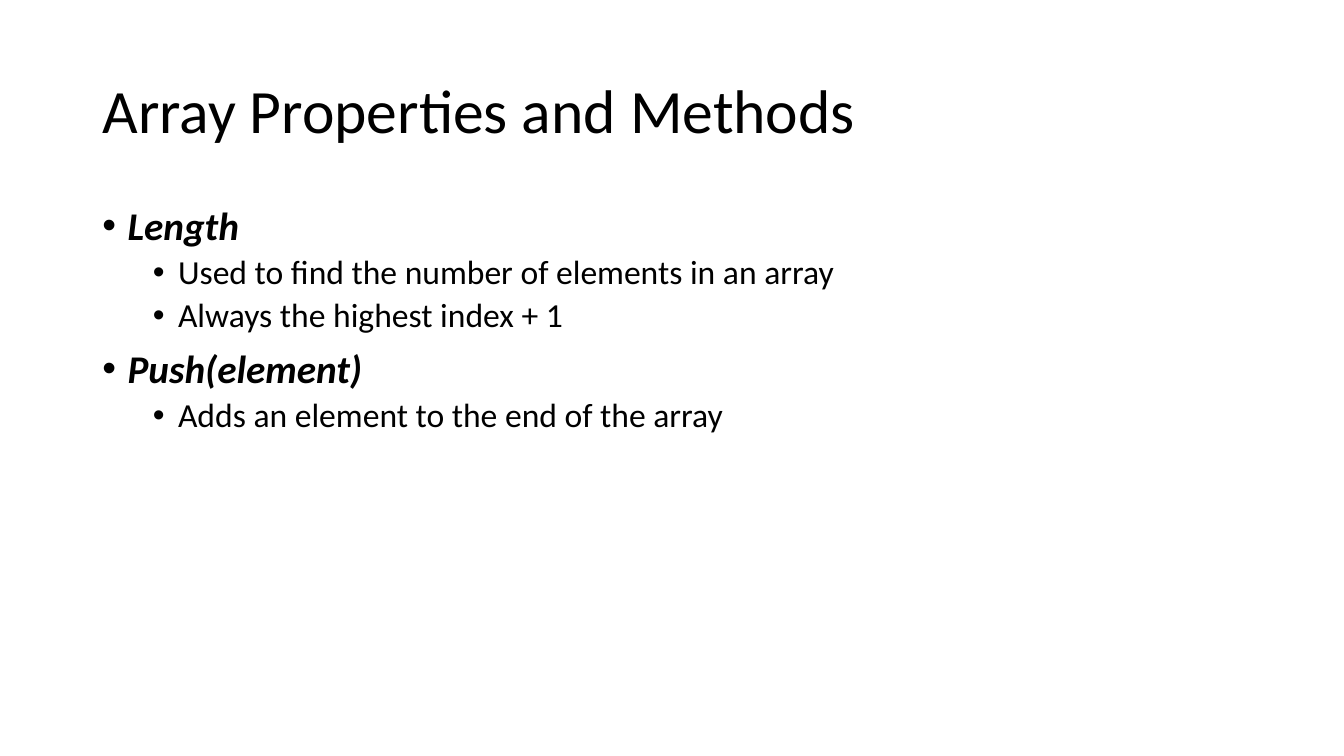
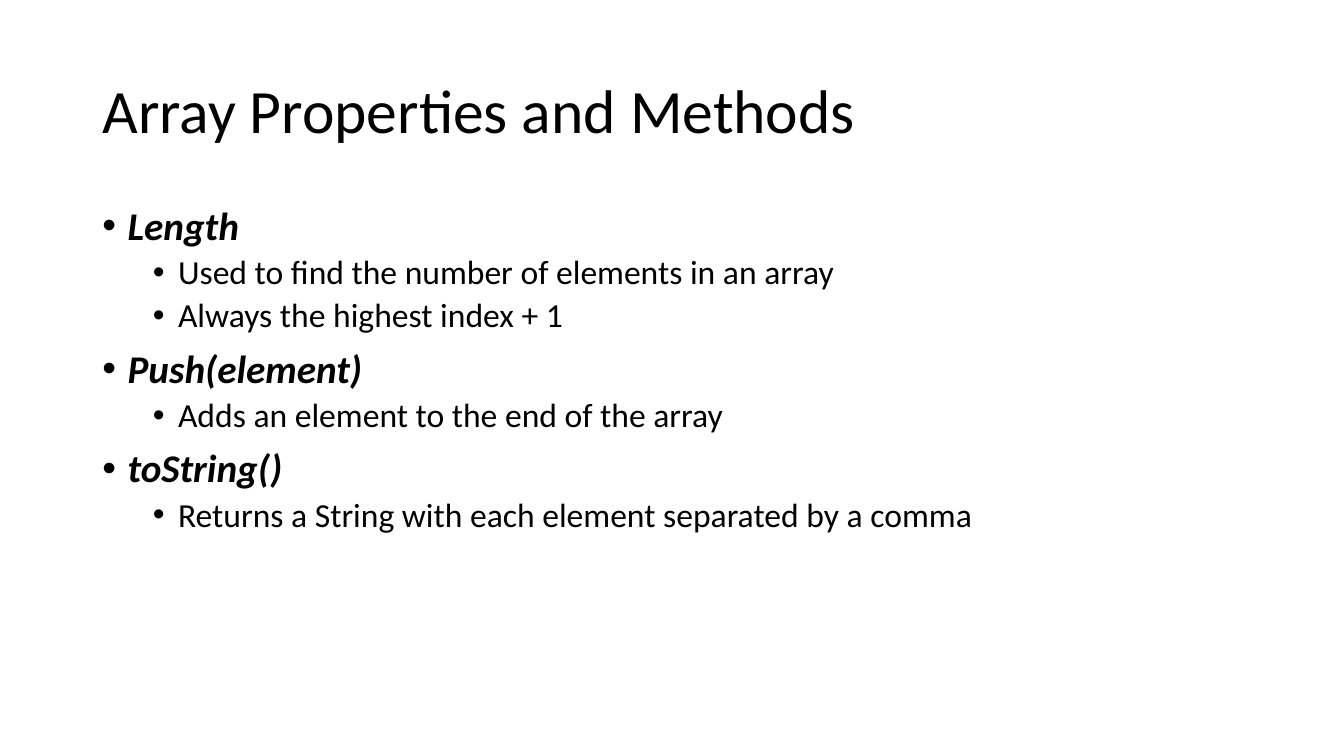
Before and after one commit to YWCANWIL-TechLab/Module4-DataTypes-Day1, a slide deck: slide 8 of Arrays.pptx. Drawn at 1344x756 pixels with LibreOffice and Linux fonts; fonts in the diff are those of the drawing. Boxes give left, top, right and bottom in pixels: in the first picture for what was removed or moved away, otherwise in the second. Text is boxed around its words. In the diff, an @@ line names an element or a change of style, - is before the commit and + after.

Commit message:
Added methods section

```diff
--- a/Arrays.pptx
+++ b/Arrays.pptx
@@ text at bbox=[128, 453, 971, 533]: paragraphs added @@
+• toString()
+  • Returns a String with each element separated by a comma
```
Also in this commit, not shown: 12 slides added.
